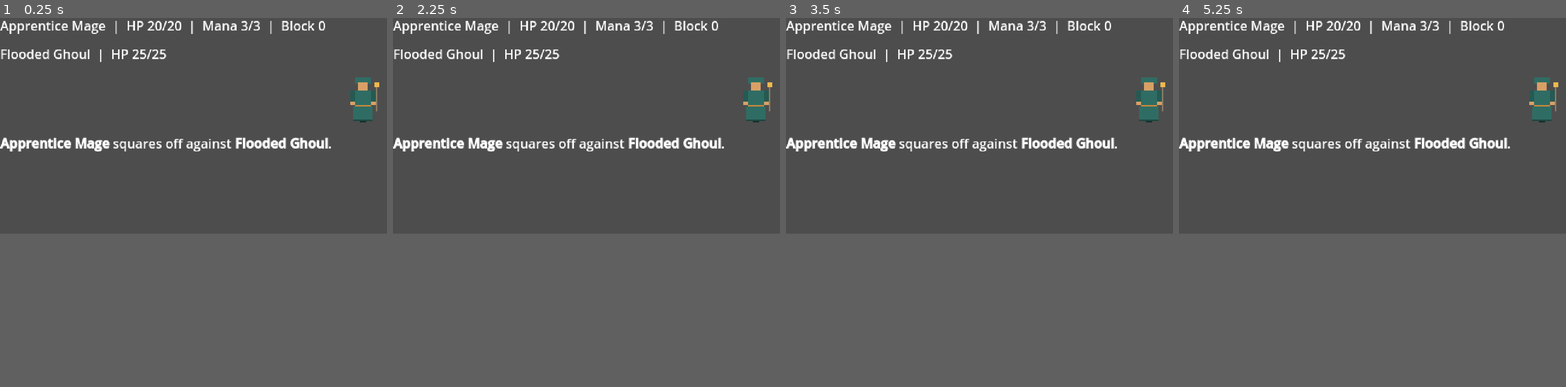
Above: before the commit, frames 1-4 (left to right).
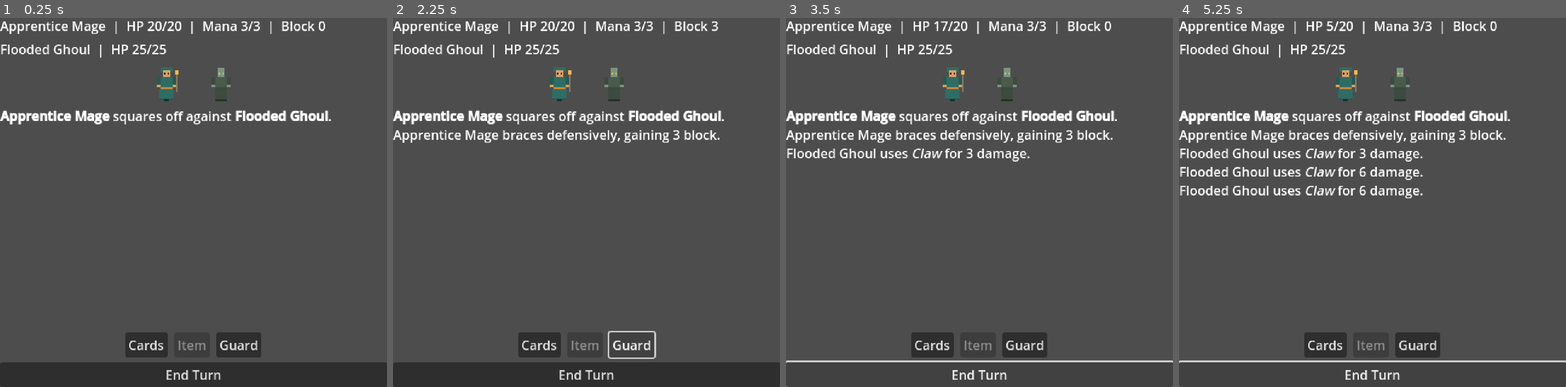
Above: after the commit, the same moments.

Repository: LupangSyS/PulseAI
Game: Godot game, scene res://scenes/combat.tscn
Two runs of this game, one before a commit and one after it. Both use one fixed random seed, a clock stepped at 60 frames per second and the inputs below. This scene is started directly instead of the project's main scene.
Inputs (mouse positions are in pixels of both pictures, inside the frame that each line leads up to):
- Up to frame 1 (0.25 s): no input
- Up to frame 2 (2.25 s): click (540, 209) at 0.5 s, where only the run after the commit has a clickable "Cards"; click (741, 180) at 1.25 s, where only the run after the commit has a clickable "Cards"; click (632, 209) at 2 s, where only the run after the commit has a clickable "Guard"
- Up to frame 3 (3.5 s): click (979, 224) at 2.75 s, where only the run after the commit has a clickable "End Turn"
- Up to frame 4 (5.25 s): tap Enter at 3.5 s; hold Right (ui_right) 3.53-4.28 s; hold Down (ui_down) 4.28-5.03 s; tap Space at 5 s; hold Right (ui_right) from 5.03 s (still down)
The window is 800x450 before the commit and 800x767 after it. Grey fills any space a smaller window leaves; there, only what the larger window draws over its background counts as a difference.

The runs differ from the first frame. In frame 1, 13% of the frame differs, in the area x 0-100%, y 0-100%; in frame 2, 13%; in frame 3, 8.8%; in frame 4, 11%.

Commit message:
Rework combat UI: JRPG action menu, fix overflow, add sprite eyes
Combat screen was rendering hand_container and end_turn_button off the
visible viewport once the portrait row was added — the "can't combat"
bug reported from real device testing was clipping, not broken logic.

- Replace the always-open hand row with a Cards/Item/Guard action menu
  (menu_state: main/cards/items), matching FF/Pokemon-style turn input.
  Guard grants flat block; Item lets you use a held consumable mid-fight.
  Both are free actions that don't end the turn, same as existing design.
- Grow the combat viewport (480x270 -> 480x460, window override to
  920) and shrink portraits/log/spacing so the log, portraits, and menu
  all fit without clipping end_turn_button off-screen.
- Add eye pixels to the humanoid sprite generator (tools/gen_sprites.py)
  and regenerate the Apprentice Mage and Flooded Ghoul sprites.
- Update GDD.md and README.md to document the new action menu and
  viewport size.

Validated headlessly: full 105-class regression (0 failures), the
overworld->combat->overworld e2e flow through the real Cards menu path,
targeted menu/guard/item-use tests, and direct Control layout
measurements confirming no overflow at the new viewport size.

Co-Authored-By: Claude Sonnet 5 <noreply@anthropic.com>
Claude-Session: https://claude.ai/code/session_01P5dwagSojk6u8oWg1L4kN1

Diff:
--- a/project.godot
+++ b/project.godot
@@ -21,9 +21,9 @@
 [display]
 
 window/size/viewport_width=480
-window/size/viewport_height=270
+window/size/viewport_height=460
 window/size/window_width_override=960
-window/size/window_height_override=540
+window/size/window_height_override=920
 window/stretch/mode="viewport"
 window/stretch/scale_mode="integer"
 
--- a/scripts/combat/combat.gd
+++ b/scripts/combat/combat.gd
@@ -1,20 +1,23 @@
 extends Control
 
-## Turn-based combat: deck -> hand -> discard, Action/Spell/Power cards,
-## and a combo system where playing cards with the same combo_tag
-## back-to-back stacks a scaling bonus. Which tag a class's deck leans on
-## (mostly Spell for the Mage, mostly Action for the Hunter, etc.) is what
-## gives each class a distinct feel without any per-class special-case code.
+## Turn-based combat: an FF/Pokemon-style action menu (Cards / Item / Guard)
+## fronting a deck-driven card system underneath. "Cards" opens your hand
+## (Action/Spell/Power cards - the actual attack/cast-spell repertoire);
+## "Item" opens usable consumables from RunState.inventory; "Guard" is a
+## free, always-available defensive action. Multiple actions are allowed
+## per turn (resource-gated for cards, free for Guard/Item) - click
+## "End Turn" when done, matching the resource-pool design rather than a
+## strict one-action-per-turn classic JRPG turn.
 ##
-## Card/move effects: damage, heal, block, empower_next (base kit),
-## dot (lingering damage that bypasses block, ticks each turn), aoe_damage
-## (hits every living enemy), execute (bonus damage below 50% HP). The
-## same six effects resolve for BOTH the player's cards (_apply_card_effect)
-## and monster moves (_apply_monster_move) - monsters pick from a weighted
-## move list (MonsterData.moves) each turn instead of clicking a card, and
-## mini-bosses/bosses can carry `stages` that swap their active move list
-## (and optionally display_name) once their HP crosses a threshold - see
-## _check_stage_transitions.
+## Card/item/monster-move effects: damage, heal, block, empower_next (base
+## kit), dot (lingering damage that bypasses block, ticks each turn),
+## aoe_damage (hits every living enemy), execute (bonus damage below 50%
+## HP). The same six effects resolve for BOTH the player's cards
+## (_apply_card_effect) and monster moves (_apply_monster_move) - monsters
+## pick from a weighted move list (MonsterData.moves) each turn instead of
+## clicking a card, and mini-bosses/bosses can carry `stages` that swap
+## their active move list (and optionally display_name) once their HP
+## crosses a threshold - see _check_stage_transitions.
 ##
 ## Player state (HP, resource, etc) persists across encounters via the
 ## RunState autoload: when entered from the Overworld, RunState.player and
@@ -32,6 +35,7 @@
 const STARTING_HAND_SIZE := 4
 const DEFAULT_CLASS_ID := "mage_f"
 const DEFAULT_MONSTER_ID := "flooded_ghoul"
+const GUARD_BLOCK := 3
 
 var player: Combatant
 var enemies: Array[Combatant] = []
@@ -45,10 +49,18 @@
 var combo_tag: String = ""
 var combo_count: int = 0
 
+## "main" | "cards" | "items" - which sub-panel the action menu is showing.
+var menu_state: String = "main"
+
 var status_label: Label
 var enemy_label: Label
 var log_label: RichTextLabel
+var menu_row: HBoxContainer
+var menu_cards_button: Button
+var menu_item_button: Button
+var menu_guard_button: Button
 var hand_container: HBoxContainer
+var item_container: HBoxContainer
 var end_turn_button: Button
 var continue_button: Button
 
@@ -68,58 +80,6 @@
 		from_overworld = false
 		_start_battle(DEFAULT_CLASS_ID, DEFAULT_MONSTER_ID, null)
 
-func _build_ui() -> void:
-	set_anchors_and_offsets_preset(Control.PRESET_FULL_RECT)
-
-	var root_box := VBoxContainer.new()
-	root_box.set_anchors_and_offsets_preset(Control.PRESET_FULL_RECT)
-	root_box.add_theme_constant_override("separation", 12)
-	add_child(root_box)
-
-	status_label = Label.new()
-	enemy_label = Label.new()
-	root_box.add_child(status_label)
-	root_box.add_child(enemy_label)
-
-	var portrait_row := HBoxContainer.new()
-	portrait_row.alignment = BoxContainer.ALIGNMENT_CENTER
-	portrait_row.add_theme_constant_override("separation", 20)
-	root_box.add_child(portrait_row)
-
-	player_portrait = TextureRect.new()
-	player_portrait.custom_minimum_size = Vector2(64, 64)
-	player_portrait.stretch_mode = TextureRect.STRETCH_KEEP_ASPECT_CENTERED
-	player_portrait.texture_filter = CanvasItem.TEXTURE_FILTER_NEAREST
-	portrait_row.add_child(player_portrait)
-
-	enemy_portrait = TextureRect.new()
-	enemy_portrait.custom_minimum_size = Vector2(64, 64)
-	enemy_portrait.stretch_mode = TextureRect.STRETCH_KEEP_ASPECT_CENTERED
-	enemy_portrait.texture_filter = CanvasItem.TEXTURE_FILTER_NEAREST
-	portrait_row.add_child(enemy_portrait)
-
-	log_label = RichTextLabel.new()
-	log_label.custom_minimum_size = Vector2(0, 140)
-	log_label.bbcode_enabled = true
-	log_label.scroll_following = true
-	log_label.size_flags_vertical = Control.SIZE_EXPAND_FILL
-	root_box.add_child(log_label)
-
-	hand_container = HBoxContainer.new()
-	hand_container.add_theme_constant_override("separation", 8)
-	root_box.add_child(hand_container)
-
-	end_turn_button = Button.new()
-	end_turn_button.text = "End Turn"
-	end_turn_button.pressed.connect(_on_end_turn_pressed)
-	root_box.add_child(end_turn_button)
-
-	continue_button = Button.new()
-	continue_button.text = "Continue"
-	continue_button.visible = false
-	continue_button.pressed.connect(_on_continue_pressed)
-	root_box.add_child(continue_button)
-
 func _process(delta: float) -> void:
 	portrait_anim_timer += delta
 	if portrait_anim_timer < 0.5:
@@ -130,6 +90,84 @@
 		player_portrait.texture = player_portrait_frames[portrait_anim_frame]
 	if enemy_portrait_frames.size() == 2:
 		enemy_portrait.texture = enemy_portrait_frames[portrait_anim_frame]
+
+func _build_ui() -> void:
+	set_anchors_and_offsets_preset(Control.PRESET_FULL_RECT)
+
+	var root_box := VBoxContainer.new()
+	root_box.set_anchors_and_offsets_preset(Control.PRESET_FULL_RECT)
+	root_box.add_theme_constant_override("separation", 6)
+	add_child(root_box)
+
+	status_label = Label.new()
+	enemy_label = Label.new()
+	root_box.add_child(status_label)
+	root_box.add_child(enemy_label)
+
+	var portrait_row := HBoxContainer.new()
+	portrait_row.alignment = BoxContainer.ALIGNMENT_CENTER
+	portrait_row.add_theme_constant_override("separation", 20)
+	root_box.add_child(portrait_row)
+
+	player_portrait = TextureRect.new()
+	player_portrait.custom_minimum_size = Vector2(48, 48)
+	player_portrait.stretch_mode = TextureRect.STRETCH_KEEP_ASPECT_CENTERED
+	player_portrait.texture_filter = CanvasItem.TEXTURE_FILTER_NEAREST
+	portrait_row.add_child(player_portrait)
+
+	enemy_portrait = TextureRect.new()
+	enemy_portrait.custom_minimum_size = Vector2(48, 48)
+	enemy_portrait.stretch_mode = TextureRect.STRETCH_KEEP_ASPECT_CENTERED
+	enemy_portrait.texture_filter = CanvasItem.TEXTURE_FILTER_NEAREST
+	portrait_row.add_child(enemy_portrait)
+
+	log_label = RichTextLabel.new()
+	log_label.custom_minimum_size = Vector2(0, 90)
+	log_label.bbcode_enabled = true
+	log_label.scroll_following = true
+	log_label.size_flags_vertical = Control.SIZE_EXPAND_FILL
+	root_box.add_child(log_label)
+
+	menu_row = HBoxContainer.new()
+	menu_row.alignment = BoxContainer.ALIGNMENT_CENTER
+	menu_row.add_theme_constant_override("separation", 8)
+	root_box.add_child(menu_row)
+
+	menu_cards_button = Button.new()
+	menu_cards_button.text = "Cards"
+	menu_cards_button.pressed.connect(_on_menu_cards_pressed)
+	menu_row.add_child(menu_cards_button)
+
+	menu_item_button = Button.new()
+	menu_item_button.text = "Item"
+	menu_item_button.pressed.connect(_on_menu_item_pressed)
+	menu_row.add_child(menu_item_button)
+
+	menu_guard_button = Button.new()
+	menu_guard_button.text = "Guard"
+	menu_guard_button.pressed.connect(_on_guard_pressed)
+	menu_row.add_child(menu_guard_button)
+
+	hand_container = HBoxContainer.new()
+	hand_container.add_theme_constant_override("separation", 8)
+	hand_container.visible = false
+	root_box.add_child(hand_container)
+
+	item_container = HBoxContainer.new()
+	item_container.add_theme_constant_override("separation", 8)
+	item_container.visible = false
+	root_box.add_child(item_container)
+
+	end_turn_button = Button.new()
+	end_turn_button.text = "End Turn"
+	end_turn_button.pressed.connect(_on_end_turn_pressed)
+	root_box.add_child(end_turn_button)
+
+	continue_button = Button.new()
+	continue_button.text = "Continue"
+	continue_button.visible = false
+	continue_button.pressed.connect(_on_continue_pressed)
+	root_box.add_child(continue_button)
 
 func _load_portraits(class_id: String, monster_id: String) -> void:
 	player_portrait_frames = SpriteLoader.load_frames(class_id, "character")
@@ -165,6 +203,7 @@
 	discard_pile.clear()
 	combo_tag = ""
 	combo_count = 0
+	menu_state = "main"
 	continue_button.visible = false
 
 	_log("[b]%s[/b] squares off against [b]%s[/b]." % [player.display_name, enemies[0].display_name])
@@ -204,6 +243,58 @@
 			discard_pile.clear()
 			draw_pile.shuffle()
 		hand.append(draw_pile.pop_back())
+
+func _on_menu_cards_pressed() -> void:
+	menu_state = "main" if menu_state == "cards" else "cards"
+	_refresh_ui()
+
+func _on_menu_item_pressed() -> void:
+	menu_state = "main" if menu_state == "items" else "items"
+	_refresh_ui()
+
+func _on_guard_pressed() -> void:
+	if not player.is_alive() or _all_enemies_dead():
+		return
+	player.add_block(GUARD_BLOCK)
+	combo_tag = ""
+	combo_count = 0
+	_log("%s braces defensively, gaining %d block." % [player.display_name, GUARD_BLOCK])
+	_refresh_ui()
+
+func _has_usable_items() -> bool:
+	for item_id in RunState.inventory.keys():
+		if RunState.inventory[item_id] <= 0:
+			continue
+		var item := GameData.get_item(item_id)
+		if item != null and item.effect != "":
+			return true
+	return false
+
+func _on_item_button_pressed(item_id: String) -> void:
+	if not player.is_alive() or _all_enemies_dead():
+		return
+	if not RunState.inventory.has(item_id) or RunState.inventory[item_id] <= 0:
+		return
+	var item := GameData.get_item(item_id)
+	if item == null or item.effect == "":
+		return
+
+	match item.effect:
+		"heal":
+			player.heal(item.value)
+			_log("%s uses [i]%s[/i], recovering %d HP." % [player.display_name, item.display_name, item.value])
+		"restore_resource":
+			player.resource = min(player.resource + item.value, player.max_resource)
+			_log("%s uses [i]%s[/i], recovering %d %s." % [player.display_name, item.display_name, item.value, player.resource_name])
+
+	RunState.inventory[item_id] -= 1
+	if RunState.inventory[item_id] <= 0:
+		RunState.inventory.erase(item_id)
+	combo_tag = ""
+	combo_count = 0
+	if not _has_usable_items():
+		menu_state = "main"
+	_refresh_ui()
 
 func _on_card_pressed(card_id: String) -> void:
 	if not player.is_alive() or _all_enemies_dead():
@@ -409,6 +500,7 @@
 	player.refill_resource()
 	combo_tag = ""
 	combo_count = 0
+	menu_state = "main"
 	_draw_cards(STARTING_HAND_SIZE - hand.size())
 
 func _refresh_ui() -> void:
@@ -424,19 +516,44 @@
 		enemy_text += "%s  |  %s\n" % [e.display_name, status_text]
 	enemy_label.text = enemy_text.strip_edges()
 
+	var battle_over: bool = not player.is_alive() or _all_enemies_dead()
+
 	for child in hand_container.get_children():
 		child.queue_free()
-
-	var battle_over: bool = not player.is_alive() or _all_enemies_dead()
-	for card_id in hand:
-		var card := GameData.get_card(card_id)
-		if card == null:
-			continue
-		var button := Button.new()
-		button.text = "%s (%d)\n%s" % [card.display_name, card.cost, card.description]
-		button.disabled = battle_over or card.cost > player.resource
-		button.pressed.connect(_on_card_pressed.bind(card_id))
-		hand_container.add_child(button)
+	for child in item_container.get_children():
+		child.queue_free()
+
+	hand_container.visible = menu_state == "cards" and not battle_over
+	item_container.visible = menu_state == "items" and not battle_over
+
+	if hand_container.visible:
+		for card_id in hand:
+			var card := GameData.get_card(card_id)
+			if card == null:
+				continue
+			var button := Button.new()
+			button.text = "%s (%d)\n%s" % [card.display_name, card.cost, card.description]
+			button.disabled = card.cost > player.resource
+			button.pressed.connect(_on_card_pressed.bind(card_id))
+			hand_container.add_child(button)
+
+	if item_container.visible:
+		for item_id in RunState.inventory.keys():
+			var count: int = RunState.inventory[item_id]
+			if count <= 0:
+				continue
+			var item := GameData.get_item(item_id)
+			if item == null or item.effect == "":
+				continue
+			var button := Button.new()
+			button.text = "%s x%d\n%s" % [item.display_name, count, item.description]
+			button.pressed.connect(_on_item_button_pressed.bind(item_id))
+			item_container.add_child(button)
+
+	menu_row.visible = not battle_over
+	menu_cards_button.disabled = battle_over
+	menu_item_button.disabled = battle_over or not _has_usable_items()
+	menu_guard_button.disabled = battle_over
 
 	end_turn_button.disabled = battle_over
 	end_turn_button.visible = not battle_over
Binary file changed: assets/sprites/characters/mage_f_idle1.png
Binary file changed: assets/sprites/characters/mage_f_idle2.png
Binary file changed: assets/sprites/monsters/flooded_ghoul_idle1.png
Binary file changed: assets/sprites/monsters/flooded_ghoul_idle2.png
Not shown, changed: GDD.md
Not shown, changed: README.md
Not shown, changed: tools/gen_sprites.py
